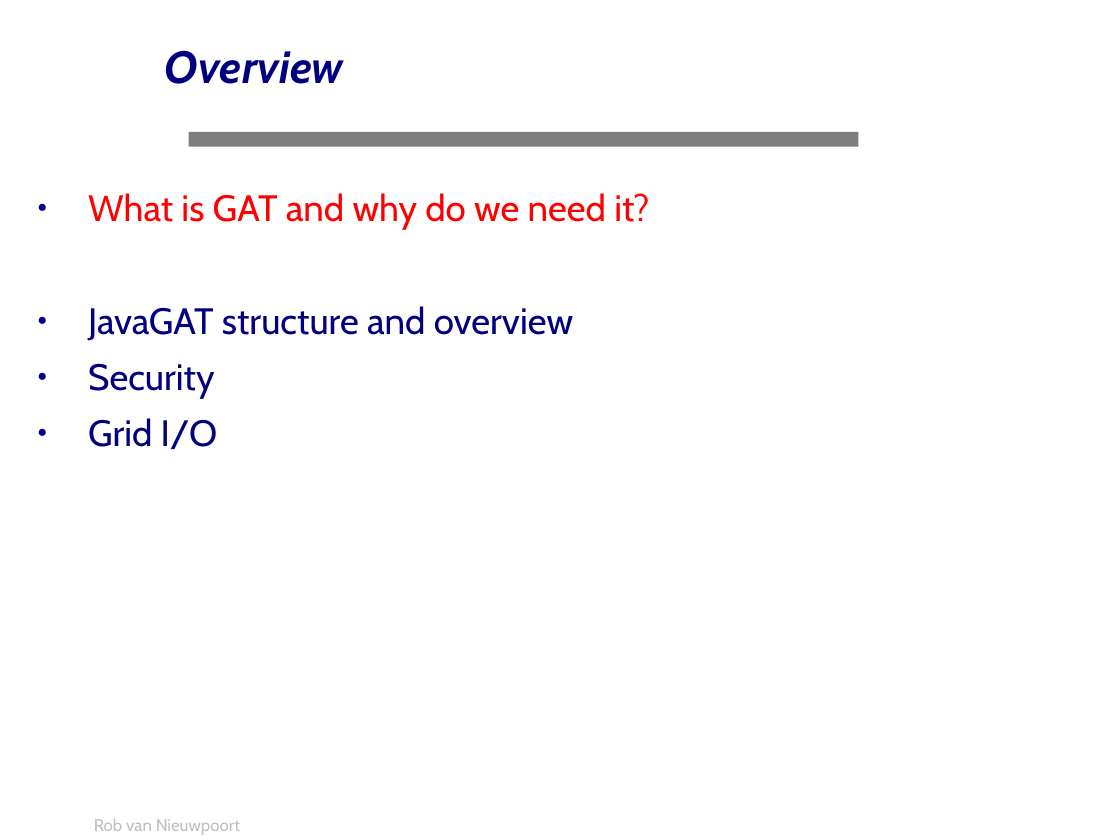
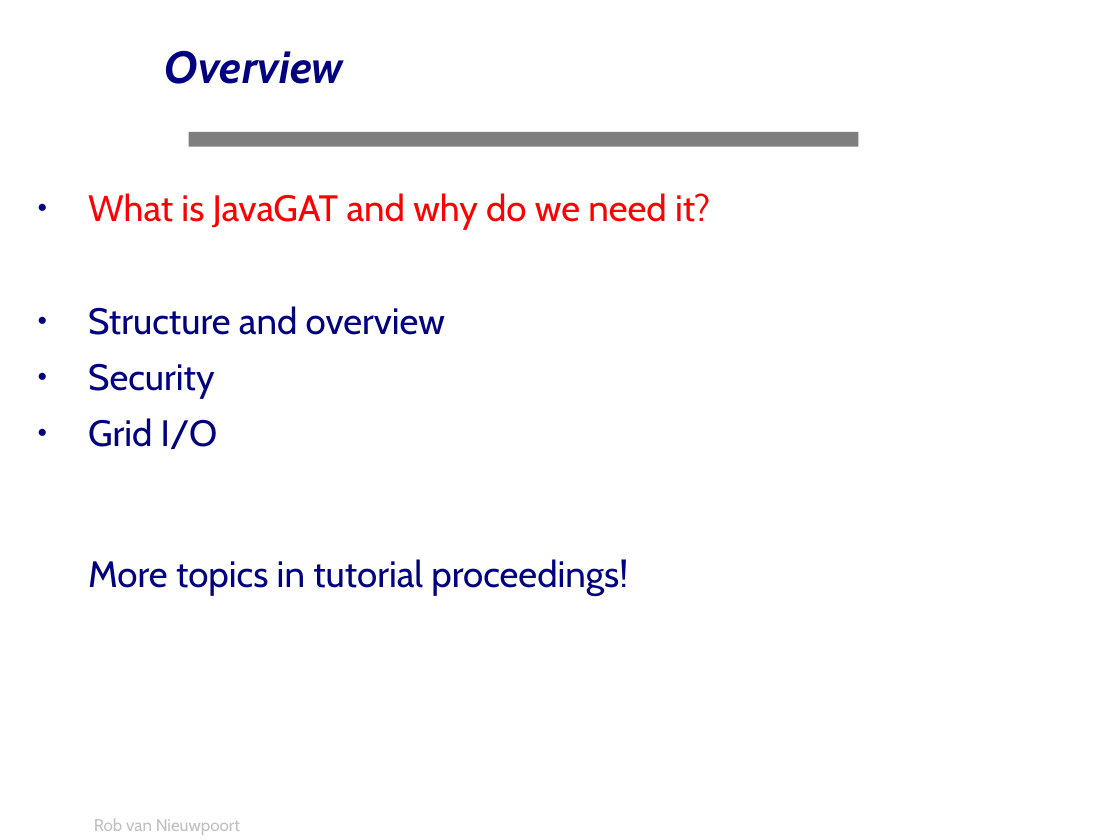
Before and after one commit to JungleComputing/www, a slide deck: slide 2 of tutorial/20080519-CCGrid08-Part-2-JavaGAT.odp. Drawn at 1120x840 pixels with LibreOffice and Linux fonts; fonts in the diff are those of the drawing; background and template pictures are left out. Boxes give left, top, right and bottom in pixels: in the first picture for what was removed or moved away, otherwise in the second. Text is boxed around its words. In the diff, an @@ line names an element or a change of style, - is before the commit and + after.

```diff
--- a/tutorial/20080519-CCGrid08-Part-2-JavaGAT.odp
+++ b/tutorial/20080519-CCGrid08-Part-2-JavaGAT.odp
@@ text at (x1=88, y1=193, x2=710, y2=335): text changed; text colour #000080 to #FF0000 @@
-● What is GAT and why do we need it?
-● JavaGAT structure and overview
+● What is JavaGAT and why do we need it?
+● Structure and overview
@@ text at (x1=88, y1=418, x2=628, y2=596): text changed @@
-● Grid I/O
+● Grid I/O
+  More topics in tutorial proceedings!
```
Also in this commit, not shown: 3 other slides changed, 1 slide added, 1 slide removed, 10 other files.
